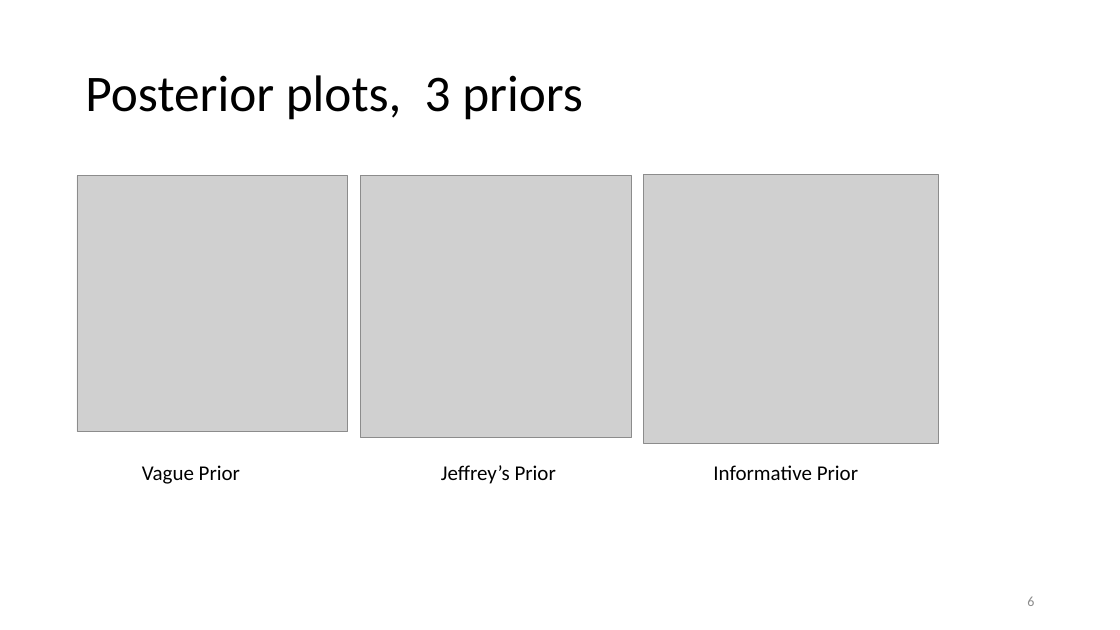
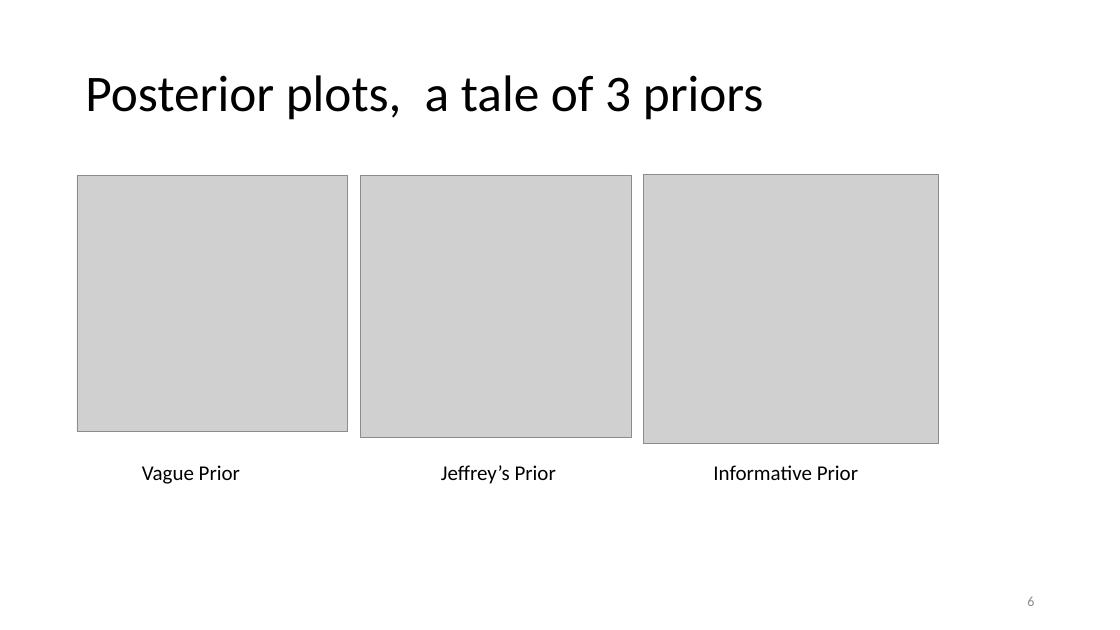
Before and after one commit to jamesbrownlow/BayesTutorialRjags, a slide deck: slide 6 of HamadaEx1.pptx. Drawn at 1120x630 pixels with LibreOffice and Linux fonts; fonts in the diff are those of the drawing; grey boxes stand for pictures. Boxes give left, top, right and bottom in pixels: in the first picture for what was removed or moved away, otherwise in the second. Text is boxed around its words. In the diff, an @@ line names an element or a change of style, - is before the commit and + after.

```diff
--- a/HamadaEx1.pptx
+++ b/HamadaEx1.pptx
@@ title at [85,75,764,120]: text changed @@
-Posterior plots, 3 priors
+Posterior plots, a tale of 3 priors
```
Also in this commit, not shown: 8 other slides changed.
